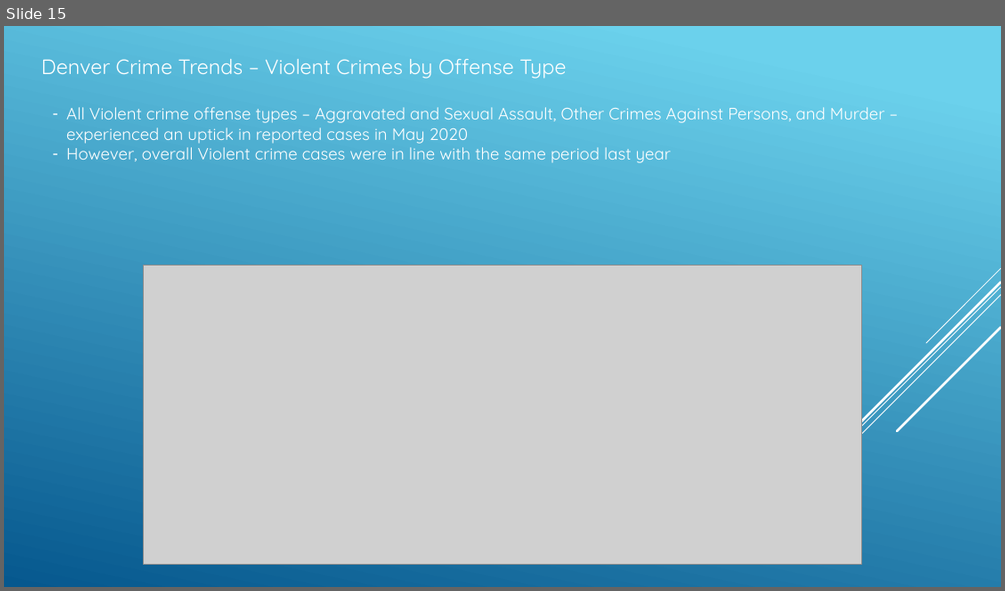
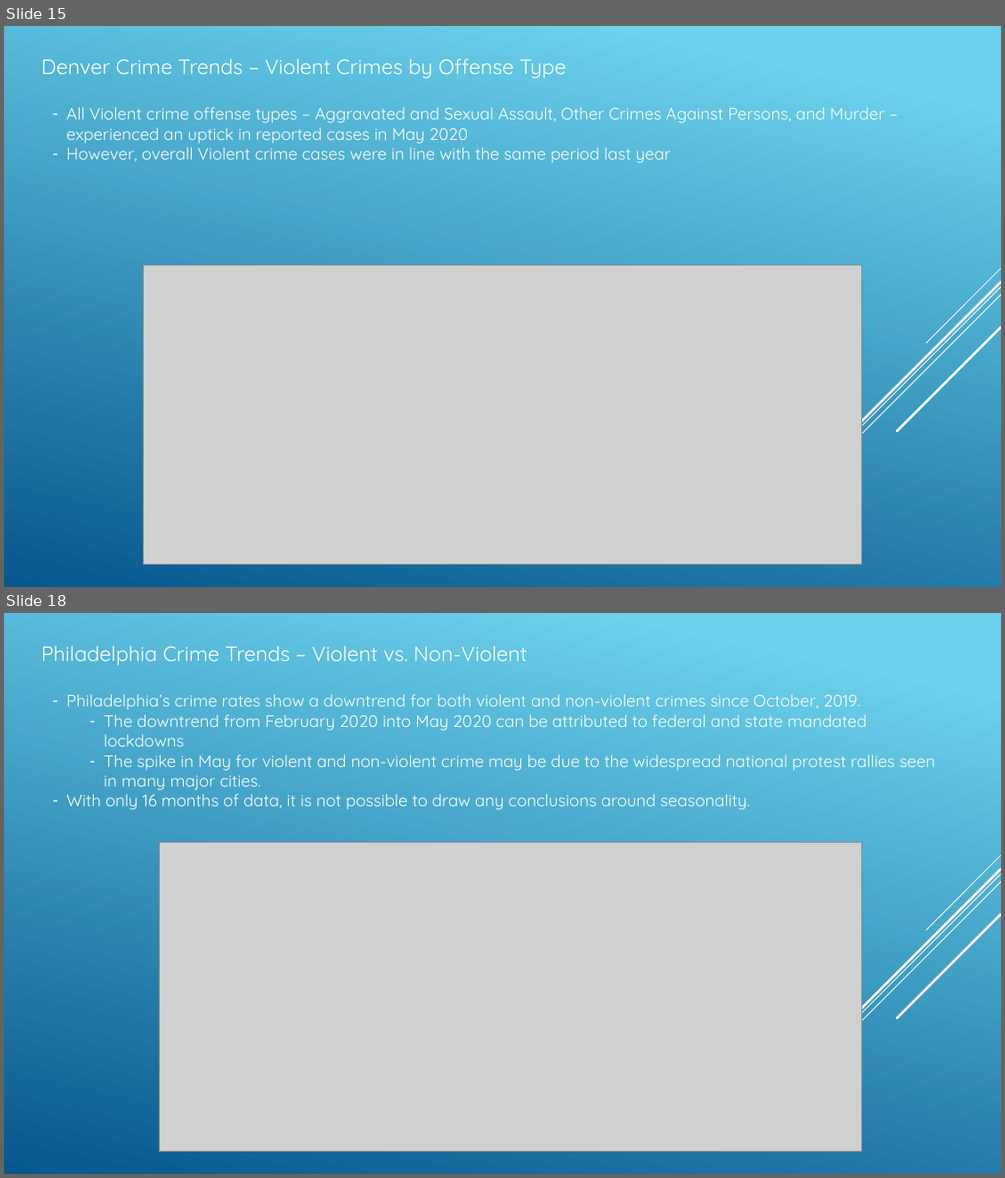
Before and after one commit to angelabanko/Project_1, a slide deck: Draft Presentation_v1.pptx. Shown one above the other, each under a label of ours: slide 15 before the commit, slides 15 and 18 after it; the slides between them are not shown. The pictures are 1005x591 and 1005x1178 pixels, drawn with LibreOffice and Linux fonts; fonts in the diff are those of the drawing; grey boxes stand for pictures. Boxes give left, top, right and bottom in pixels: in the first picture for what was removed or moved away, otherwise in the second. Text is boxed around its words. In the diff, an @@ line names an element or a change of style, - is before the commit and + after.

```diff
--- a/Draft Presentation_v1.pptx
+++ b/Draft Presentation_v1.pptx
@@ slide 18 added at (x1=4, y1=613, x2=1001, y2=1174), background gradient #6ED2EB to #06588E; not listed: 5 template elements that a slide beside it also shows @@
@@ text added at (x1=41, y1=646, x2=527, y2=666), 20 pt, text #FFFFFF @@
+Philadelphia Crime Trends – Violent vs. Non-Violent
@@ text added at (x1=66, y1=694, x2=935, y2=810), 16 pt, text #FFFFFF @@
+– Philadelphia’s crime rates show a downtrend for both violent and non-violent crimes since October, 2019.
+  – The downtrend from February 2020 into May 2020 can be attributed to federal and state mandated lockdowns
+  – The spike in May for violent and non-violent crime may be due to the widespread national protest rallies seen in many major cities.
+– With only 16 months of data, it is not possible to draw any conclusions around seasonality.
@@ picture added at (x1=160, y1=842, x2=862, y2=1151) @@
```
Also in this commit, not shown: 6 slides changed, 2 other slides added, 4 slides removed, 5 other files.
